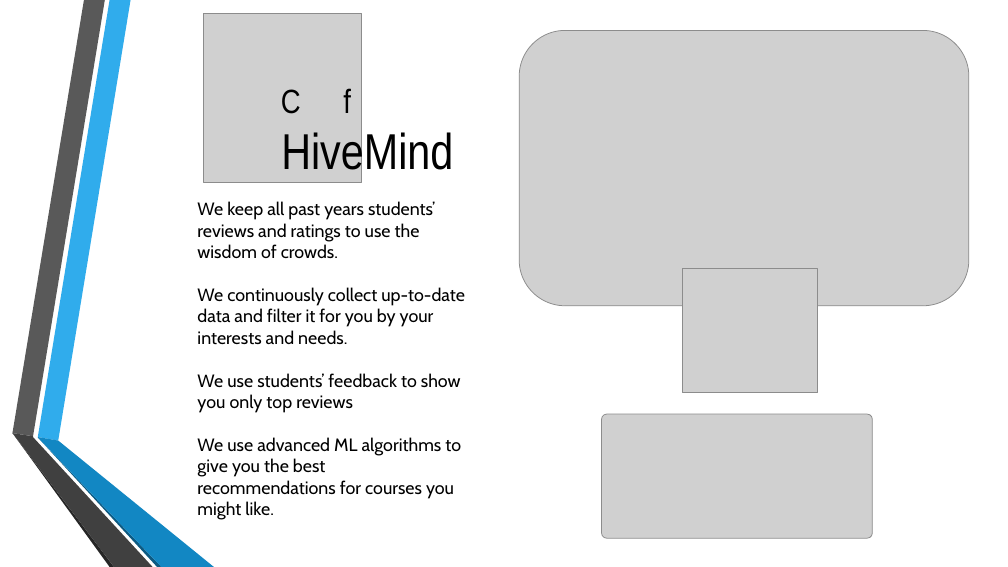
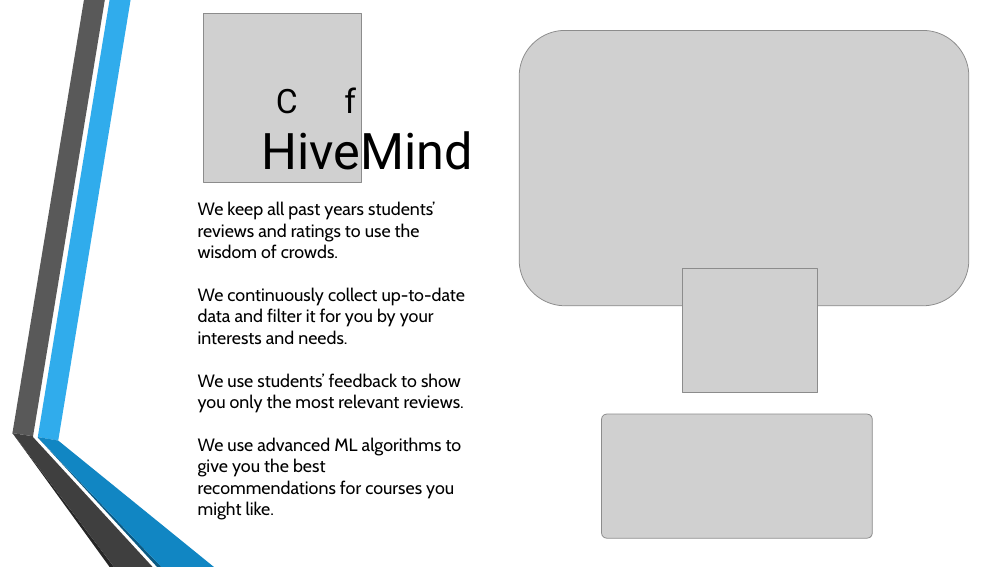
Before and after one commit to royhirsch1/BackPackBuddy, a slide deck: slide 4 of Course freak.pptx. Drawn at 1008x567 pixels with LibreOffice and Linux fonts; fonts in the diff are those of the drawing; grey boxes stand for pictures; background and template pictures are left out. Boxes give left, top, right and bottom in pixels: in the first picture for what was removed or moved away, otherwise in the second. Text is boxed around its words. In the diff, an @@ line names an element or a change of style, - is before the commit and + after.

```diff
--- a/Course freak.pptx
+++ b/Course freak.pptx
@@ text "C f" at [276, 87, 356, 114]: font Arial Narrow to Roboto @@
@@ text "HiveMind" at [262, 122, 473, 180]: font Arial Narrow to Roboto @@
@@ text at [198, 373, 464, 413]: text changed @@
-We use students’ feedback to show you only top reviews
+We use students’ feedback to show you only the most relevant reviews.
@@ freeform shape at [38, 437, 214, 567]: fill #1287C3 to #1186C3 @@
```
Also in this commit, not shown: 6 other slides changed, 23 slides added.
